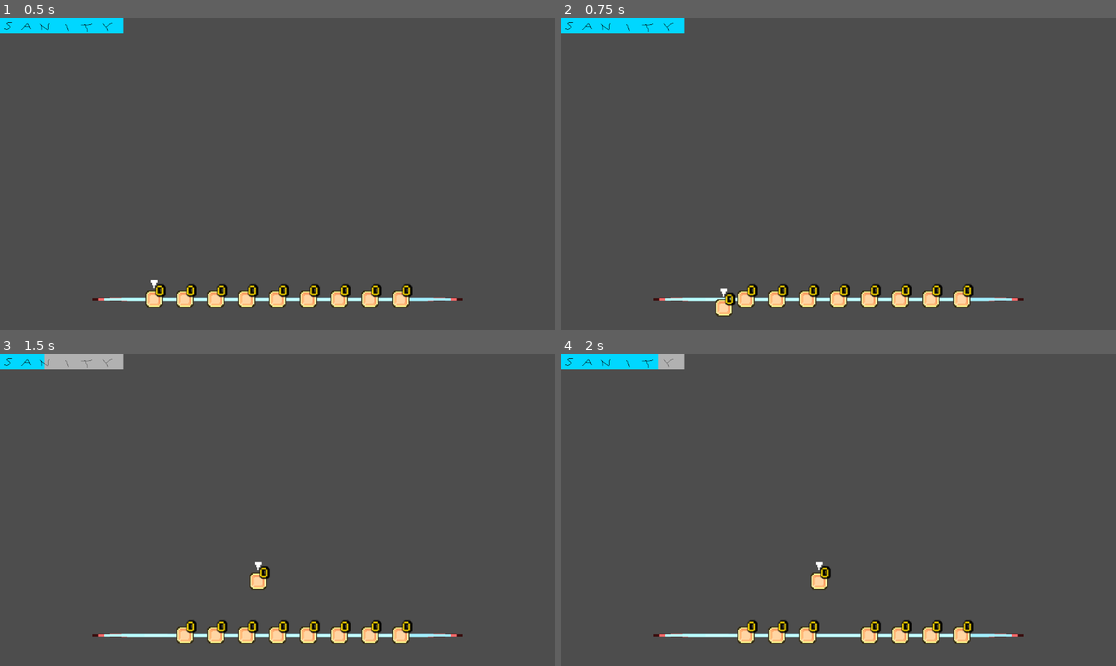
Above: before the commit, frames 1-4 (two rows, left to right).
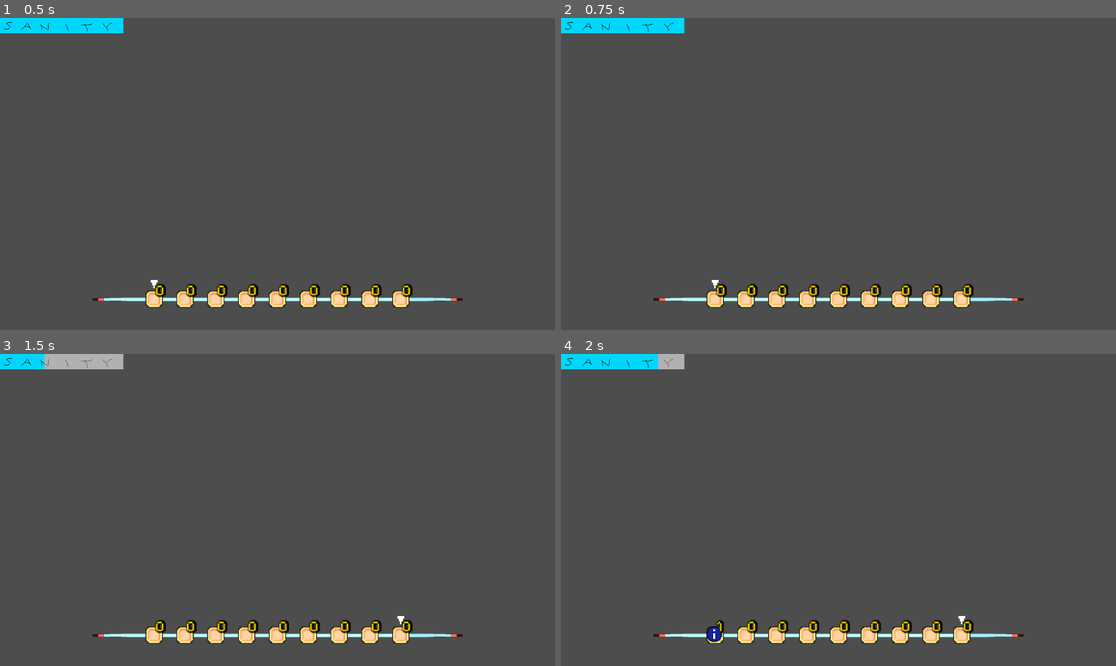
Above: after the commit, the same moments.

Repository: USV-GAM236-SPR24/Smog
Game: Godot game, scene res://scenes/game.tscn
Two runs of this game, one before a commit and one after it. Both use one fixed random seed, a clock stepped at 60 frames per second and the inputs below.
Inputs (mouse positions are in pixels of both pictures, inside the frame that each line leads up to):
- Up to frame 1 (0.5 s): no input
- Up to frame 2 (0.75 s): click (716, 298) at 0.52 s
- Up to frame 3 (1.5 s): tap Enter (ui_accept) at 1.25 s; move the mouse to (249, 572) at 1.27 s; hold Right (ui_right) from 1.28 s (still down); tap U at 1.35 s
- Up to frame 4 (2 s): keep holding Right (ui_right); tap Enter (ui_accept) at 1.52 s; tap T at 1.55 s

Frame 1 is identical in both runs. In frame 2, 0.4% of the frame differs, in the area x 26-32%, y 83-96%; in frame 3, 0.5%; in frame 4, 0.7%, in the area x 26-73%, y 66-93%.

Commit message:
Drag and Drop / NumSwap
Added ability to drag and drop items in the inventory, also can swap selected item using num_swap(int), passing in the number (1-9) to pick an item to select! inventory_slot now has an index initialized in the _enter_tree() function

Diff:
--- a/Smog/scenes/inventory/inventory_slot.tscn
+++ b/Smog/scenes/inventory/inventory_slot.tscn
@@ -56,13 +56,18 @@
 theme_override_fonts/font = ExtResource("4_jlp45")
 text = "nA"
 
-[node name="Button" type="Button" parent="."]
+[node name="Button" type="Button" parent="itemCounter"]
 layout_mode = 1
 anchors_preset = 15
 anchor_right = 1.0
 anchor_bottom = 1.0
+offset_left = -4.0
+offset_top = -4.0
+offset_right = -4.0
+offset_bottom = -4.0
 grow_horizontal = 2
 grow_vertical = 2
+scale = Vector2(1.5463, 1.44086)
 theme_override_styles/normal = SubResource("StyleBoxTexture_jto2g")
 theme_override_styles/hover = SubResource("StyleBoxTexture_taxxr")
 theme_override_styles/pressed = SubResource("StyleBoxTexture_p3dqr")
@@ -70,5 +75,5 @@
 theme_override_styles/focus = SubResource("StyleBoxTexture_wrjqt")
 icon_alignment = 1
 
-[connection signal="button_down" from="Button" to="." method="_on_button_button_down"]
-[connection signal="button_up" from="Button" to="." method="_on_button_button_up"]
+[connection signal="button_down" from="itemCounter/Button" to="." method="_on_button_button_down"]
+[connection signal="button_up" from="itemCounter/Button" to="." method="_on_button_button_up"]
--- a/Smog/scripts/inventory.gd
+++ b/Smog/scripts/inventory.gd
@@ -16,8 +16,10 @@
 #    move_selector_left() -> void
 #                 - moves selected item in inventory to the left
 #
-#          is_full() -> bool
+#    is_full() -> bool
 #                 - returns true if all slots are full, false otherwise
+#
+#    num_swap()
 class_name Inventory
 extends Node2D
 
@@ -60,19 +62,21 @@
 			move_selector_left()
 		elif event.keycode == KEY_K:
 			use_item()
+		elif event.keycode == KEY_U:
+			num_swap(9)
 #### END TESTING
-
-
-func _enter_tree() -> void:
-	for i: int in range(SLOT_COUNT):
-		var inventory_slot: InventorySlot = inventory_slot_scene.instantiate()
-		inventory_slot.name = "Slot " + str(i)
-		%GridContainer.add_child(inventory_slot)
-
 
 #toggle visibility
 func toggle() -> void:
 	self.visible = !self.visible
+
+
+#selection options
+func num_swap(num: int) -> void:
+	if num > 0 and num <= SLOT_COUNT:
+		slots[selected_panels_index].toggle_selected()
+		selected_panels_index = num - 1
+		slots[selected_panels_index].toggle_selected()
 
 
 func move_selector_right() -> void:
@@ -95,6 +99,7 @@
 		slots[selected_panels_index].toggle_selected()
 
 
+#true if all slots in slots are full
 func is_full() -> bool:
 	for slot: InventorySlot in slots:
 		if not slot.full():
@@ -128,8 +133,31 @@
 				break
 
 
+#use currently selected item
 func use_item() -> void:
 	slots[selected_panels_index].use()
+
+
+#swaps grid container children (InventorySlots) by index
+func swap_children(index_a, index_b):
+	if index_a >= 0 and index_b < %GridContainer.get_child_count() and index_b >= 0 and index_b < %GridContainer.get_child_count() and index_a != index_b:
+		var child_a = %GridContainer.get_child(index_a)
+		var child_b = %GridContainer.get_child(index_b)
+
+		child_a.index = index_b
+		child_b.index = index_a
+
+		if child_a.selected:
+			child_b.toggle_selected()
+			child_a.toggle_selected()
+		elif child_b.selected:
+			child_b.toggle_selected()
+			child_a.toggle_selected()
+
+		%GridContainer.move_child(child_a, index_b)
+		%GridContainer.move_child(child_b, index_a)
+
+	slots = %GridContainer.get_children()
 
 
 #setup window size change signal and
@@ -144,3 +172,11 @@
 func _on_window_resize() -> void:
 	var window_size: Vector2 = get_viewport().size
 	position = Vector2(window_size.x / 2, window_size.y - 64)
+
+
+func _enter_tree() -> void:
+	for i: int in range(SLOT_COUNT):
+		var inventory_slot: InventorySlot = inventory_slot_scene.instantiate()
+		inventory_slot.name = "Slot " + str(i)
+		inventory_slot.index = i
+		%GridContainer.add_child(inventory_slot)
--- a/Smog/scripts/inventory_slot.gd
+++ b/Smog/scripts/inventory_slot.gd
@@ -1,13 +1,17 @@
 class_name InventorySlot
 extends Panel
 
+const PICKUP_RANGE = 40
 
 const MAX_ITEMS = 16
+
+@export var index : int
 
 var item_count: int = 0:
 	set(value):
 		item_count = value
 		_update_counter()
+
 var first_item: Item:
 	get:
 		return %items.get_child(0)
@@ -15,13 +19,15 @@
 #is item stack selected?
 var selected = false
 
+#is item being pressed?
 var pressed = false
 
-@onready var collision_rect := Rect2(position, size*scale)
 
-func _process(delta):
+#while pressed attatch to mouse
+func _process(_delta):
 	if pressed:
-		global_position = get_global_mouse_position()
+		self.global_position = get_global_mouse_position()
+
 
 #call use() on item in %items and free it afterwards, then update counter
 func use() -> void:
@@ -69,23 +75,28 @@
 #update UI on ready
 func _ready() -> void:
 	_update_counter()
-	print(collision_rect)
+	#print(collision_rect)
 
 
+#when item selected (and has items), pressed set true
 func _on_button_button_down():
-	pressed = true
+	if item_count > 0:
+		pressed = true
 
+
+#when item unselected (and was previously selected ), swap item with closest slot,
+# then pressed set false
 func _on_button_button_up():
+	var smallestSlot: InventorySlot = self
 
-	var smallest: float = INF
-	var smallesSlot: InventorySlot = self
+	for slot in get_parent().get_children():
+		var dist: float = self.global_position.distance_to(slot.global_position)
 
-	if pressed:
-		for slot in get_parent().get_children():
-			var dist = self.global_position.distance_to(slot.global_position)
-			if self == slot:
-				continue
-			if dist < 20:
-				print(slot.name)
-				break
+		if self == slot:
+			continue
+		if dist < PICKUP_RANGE:
+			smallestSlot = slot
+			get_parent().get_parent().swap_children(self.index, smallestSlot.index)
+			#break
+
 	pressed = false
